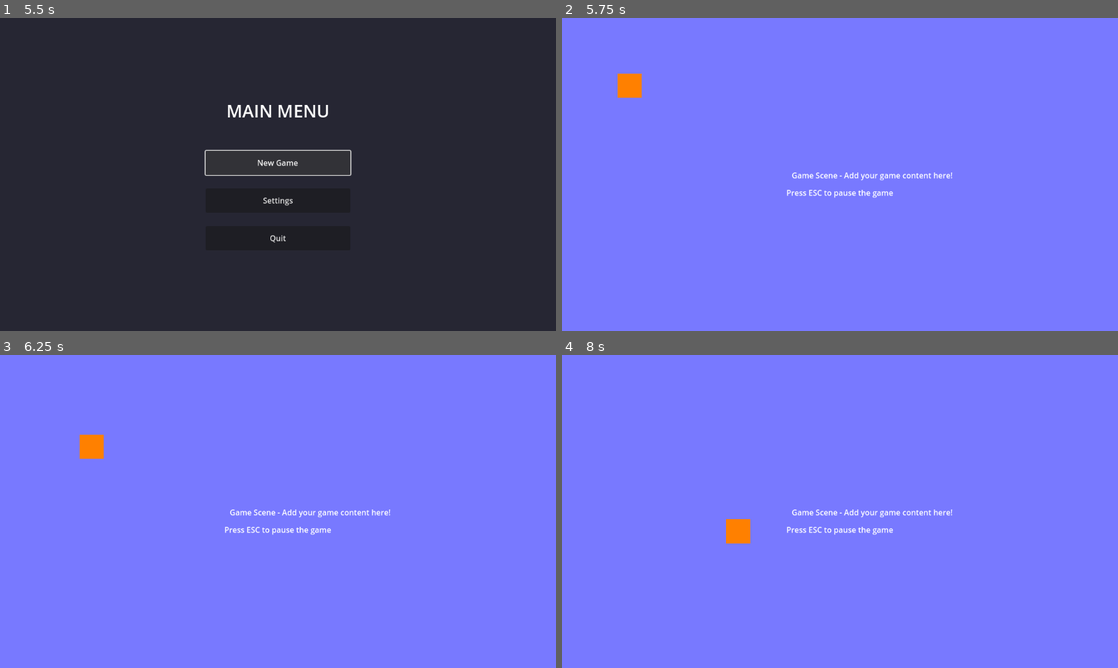
Above: before the commit, frames 1-4 (two rows, left to right).
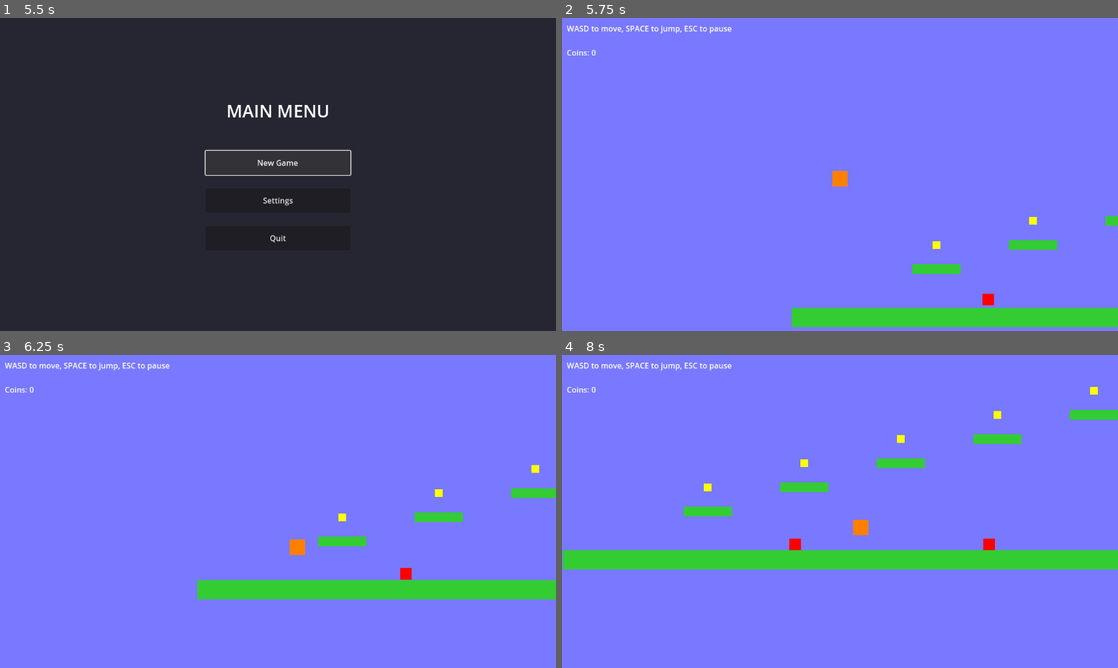
Above: after the commit, the same moments.

Repository: antoniwan/getting_started
Game: Godot game, scene res://scenes/loading_screen.tscn
Same seed, same stepped clock (60 frames per second), same inputs: the game is played once before the commit and once after it.
Inputs:
- Up to frame 1 (5.5 s): tap Enter (ui_accept) at 0.5, 0.6, 0.77, 1.07, 1.35, 1.52, 1.82, 2.1, 2.85, 3.02, 3.32, 3.6, 3.77, 4.07 s; hold Right (ui_right) 0.53-2.03 s; hold Left (ui_left) 2.03-4.25 s; click "New Game" at 4.25 s; click "New Game" at 5 s
- Up to frame 2 (5.75 s): no input
- Up to frame 3 (6.25 s): hold Right (ui_right) from 5.78 s (still down); tap Enter (ui_accept) at 5.85, 6.02 s
- Up to frame 4 (8 s): keep holding Right (ui_right); tap Enter (ui_accept) at 6.32, 6.6, 7.35, 7.52, 7.82 s

Frame 1 is identical in both runs. In frame 2, 5.8% of the frame differs, in the area x 0-100%, y 2-99%; in frame 3, 6.5%; in frame 4, 9.4%, in the area x 0-100%, y 2-69%.
Error after the commit: Invalid call. Nonexistent function 'play_sound' in base 'Node (audio_manager.gd)'. (res://scripts/player.gd:69)

Commit message:
Enhance game scene and script for platformer mechanics
- Updated game scene to include player, camera, platforms, enemies, and coins.
- Implemented coin collection functionality and score tracking in the game script.
- Adjusted background dimensions and added UI elements for instructions and score display.
- Improved initialization messages for better debugging and user feedback.

Diff:
--- a/scenes/game.tscn
+++ b/scenes/game.tscn
@@ -1,34 +1,249 @@
-[gd_scene load_steps=2 format=3 uid="uid://fj5ey3s0vrdv"]
+[gd_scene load_steps=10 format=3 uid="uid://fj5ey3s0vrdv"]
 
 [ext_resource type="Script" uid="uid://p0ibvnygkeji" path="res://scripts/game.gd" id="1_game"]
+[ext_resource type="Script" path="res://scripts/player.gd" id="1_player"]
+[ext_resource type="Script" path="res://scripts/coin.gd" id="1_coin"]
+[ext_resource type="Script" path="res://scripts/enemy.gd" id="1_enemy"]
+
+[sub_resource type="RectangleShape2D" id="RectangleShape2D_1"]
+size = Vector2(32, 32)
+
+[sub_resource type="RectangleShape2D" id="RectangleShape2D_2"]
+size = Vector2(1152, 40)
+
+[sub_resource type="RectangleShape2D" id="RectangleShape2D_3"]
+size = Vector2(100, 20)
+
+[sub_resource type="RectangleShape2D" id="RectangleShape2D_4"]
+size = Vector2(24, 24)
+
+[sub_resource type="CircleShape2D" id="CircleShape2D_1"]
+radius = 8.0
 
 [node name="Game" type="Node2D"]
 script = ExtResource("1_game")
 
 [node name="Background" type="ColorRect" parent="."]
-offset_right = 1152.0
-offset_bottom = 648.0
+offset_left = -1000.0
+offset_top = -1000.0
+offset_right = 2000.0
+offset_bottom = 1000.0
 color = Color(0.470588, 0.47451, 1, 1)
 
-[node name="Label" type="Label" parent="."]
-offset_left = 476.0
-offset_top = 314.0
-offset_right = 676.0
-offset_bottom = 334.0
-text = "Game Scene - Add your game content here!"
-horizontal_alignment = 1
-
-[node name="Instructions" type="Label" parent="."]
-offset_left = 376.0
-offset_top = 350.0
-offset_right = 776.0
-offset_bottom = 380.0
-text = "Press ESC to pause the game"
-horizontal_alignment = 1
-
-[node name="MovingObject" type="ColorRect" parent="."]
-offset_left = 100.0
-offset_top = 100.0
-offset_right = 150.0
-offset_bottom = 150.0
+[node name="Camera2D" type="Camera2D" parent="."]
+enabled = true
+position = Vector2(100, 300)
+
+[node name="Player" type="CharacterBody2D" parent="."]
+position = Vector2(100, 300)
+script = ExtResource("1_player")
+
+[node name="CollisionShape2D" type="CollisionShape2D" parent="Player"]
+shape = SubResource("RectangleShape2D_1")
+
+[node name="Sprite2D" type="ColorRect" parent="Player"]
+offset_left = -16.0
+offset_top = -16.0
+offset_right = 16.0
+offset_bottom = 16.0
 color = Color(1, 0.5, 0, 1)
+
+[node name="Platforms" type="Node2D" parent="."]
+
+[node name="Ground" type="StaticBody2D" parent="Platforms"]
+position = Vector2(576, 600)
+
+[node name="CollisionShape2D" type="CollisionShape2D" parent="Platforms/Ground"]
+shape = SubResource("RectangleShape2D_2")
+
+[node name="ColorRect" type="ColorRect" parent="Platforms/Ground"]
+offset_left = -576.0
+offset_top = -20.0
+offset_right = 576.0
+offset_bottom = 20.0
+color = Color(0.2, 0.8, 0.2, 1)
+
+[node name="Platform1" type="StaticBody2D" parent="Platforms"]
+position = Vector2(300, 500)
+
+[node name="CollisionShape2D" type="CollisionShape2D" parent="Platforms/Platform1"]
+shape = SubResource("RectangleShape2D_3")
+
+[node name="ColorRect" type="ColorRect" parent="Platforms/Platform1"]
+offset_left = -50.0
+offset_top = -10.0
+offset_right = 50.0
+offset_bottom = 10.0
+color = Color(0.2, 0.8, 0.2, 1)
+
+[node name="Platform2" type="StaticBody2D" parent="Platforms"]
+position = Vector2(500, 450)
+
+[node name="CollisionShape2D" type="CollisionShape2D" parent="Platforms/Platform2"]
+shape = SubResource("RectangleShape2D_3")
+
+[node name="ColorRect" type="ColorRect" parent="Platforms/Platform2"]
+offset_left = -50.0
+offset_top = -10.0
+offset_right = 50.0
+offset_bottom = 10.0
+color = Color(0.2, 0.8, 0.2, 1)
+
+[node name="Platform3" type="StaticBody2D" parent="Platforms"]
+position = Vector2(700, 400)
+
+[node name="CollisionShape2D" type="CollisionShape2D" parent="Platforms/Platform3"]
+shape = SubResource("RectangleShape2D_3")
+
+[node name="ColorRect" type="ColorRect" parent="Platforms/Platform3"]
+offset_left = -50.0
+offset_top = -10.0
+offset_right = 50.0
+offset_bottom = 10.0
+color = Color(0.2, 0.8, 0.2, 1)
+
+[node name="Platform4" type="StaticBody2D" parent="Platforms"]
+position = Vector2(900, 350)
+
+[node name="CollisionShape2D" type="CollisionShape2D" parent="Platforms/Platform4"]
+shape = SubResource("RectangleShape2D_3")
+
+[node name="ColorRect" type="ColorRect" parent="Platforms/Platform4"]
+offset_left = -50.0
+offset_top = -10.0
+offset_right = 50.0
+offset_bottom = 10.0
+color = Color(0.2, 0.8, 0.2, 1)
+
+[node name="Platform5" type="StaticBody2D" parent="Platforms"]
+position = Vector2(1100, 300)
+
+[node name="CollisionShape2D" type="CollisionShape2D" parent="Platforms/Platform5"]
+shape = SubResource("RectangleShape2D_3")
+
+[node name="ColorRect" type="ColorRect" parent="Platforms/Platform5"]
+offset_left = -50.0
+offset_top = -10.0
+offset_right = 50.0
+offset_bottom = 10.0
+color = Color(0.2, 0.8, 0.2, 1)
+
+[node name="Enemies" type="Node2D" parent="."]
+
+[node name="Enemy1" type="CharacterBody2D" parent="Enemies"]
+position = Vector2(400, 550)
+script = ExtResource("1_enemy")
+
+[node name="CollisionShape2D" type="CollisionShape2D" parent="Enemies/Enemy1"]
+shape = SubResource("RectangleShape2D_4")
+
+[node name="ColorRect" type="ColorRect" parent="Enemies/Enemy1"]
+offset_left = -12.0
+offset_top = -12.0
+offset_right = 12.0
+offset_bottom = 12.0
+color = Color(1, 0, 0, 1)
+
+[node name="Enemy2" type="CharacterBody2D" parent="Enemies"]
+position = Vector2(800, 550)
+script = ExtResource("1_enemy")
+
+[node name="CollisionShape2D" type="CollisionShape2D" parent="Enemies/Enemy2"]
+shape = SubResource("RectangleShape2D_4")
+
+[node name="ColorRect" type="ColorRect" parent="Enemies/Enemy2"]
+offset_left = -12.0
+offset_top = -12.0
+offset_right = 12.0
+offset_bottom = 12.0
+color = Color(1, 0, 0, 1)
+
+[node name="Coins" type="Node2D" parent="."]
+
+[node name="Coin1" type="Area2D" parent="Coins"]
+position = Vector2(300, 450)
+script = ExtResource("1_coin")
+
+[node name="CollisionShape2D" type="CollisionShape2D" parent="Coins/Coin1"]
+shape = SubResource("CircleShape2D_1")
+
+[node name="ColorRect" type="ColorRect" parent="Coins/Coin1"]
+offset_left = -8.0
+offset_top = -8.0
+offset_right = 8.0
+offset_bottom = 8.0
+color = Color(1, 1, 0, 1)
+
+[node name="Coin2" type="Area2D" parent="Coins"]
+position = Vector2(500, 400)
+script = ExtResource("1_coin")
+
+[node name="CollisionShape2D" type="CollisionShape2D" parent="Coins/Coin2"]
+shape = SubResource("CircleShape2D_1")
+
+[node name="ColorRect" type="ColorRect" parent="Coins/Coin2"]
+offset_left = -8.0
+offset_top = -8.0
+offset_right = 8.0
+offset_bottom = 8.0
+color = Color(1, 1, 0, 1)
+
+[node name="Coin3" type="Area2D" parent="Coins"]
+position = Vector2(700, 350)
+script = ExtResource("1_coin")
+
+[node name="CollisionShape2D" type="CollisionShape2D" parent="Coins/Coin3"]
+shape = SubResource("CircleShape2D_1")
+
+[node name="ColorRect" type="ColorRect" parent="Coins/Coin3"]
+offset_left = -8.0
+offset_top = -8.0
+offset_right = 8.0
+offset_bottom = 8.0
+color = Color(1, 1, 0, 1)
+
+[node name="Coin4" type="Area2D" parent="Coins"]
+position = Vector2(900, 300)
+script = ExtResource("1_coin")
+
+[node name="CollisionShape2D" type="CollisionShape2D" parent="Coins/Coin4"]
+shape = SubResource("CircleShape2D_1")
+
+[node name="ColorRect" type="ColorRect" parent="Coins/Coin4"]
+offset_left = -8.0
+offset_top = -8.0
+offset_right = 8.0
+offset_bottom = 8.0
+color = Color(1, 1, 0, 1)
+
+[node name="Coin5" type="Area2D" parent="Coins"]
+position = Vector2(1100, 250)
+script = ExtResource("1_coin")
+
+[node name="CollisionShape2D" type="CollisionShape2D" parent="Coins/Coin5"]
+shape = SubResource("CircleShape2D_1")
+
+[node name="ColorRect" type="ColorRect" parent="Coins/Coin5"]
+offset_left = -8.0
+offset_top = -8.0
+offset_right = 8.0
+offset_bottom = 8.0
+color = Color(1, 1, 0, 1)
+
+[node name="UI" type="CanvasLayer" parent="."]
+
+[node name="Instructions" type="Label" parent="UI"]
+offset_left = 10.0
+offset_top = 10.0
+offset_right = 400.0
+offset_bottom = 60.0
+text = "WASD to move, SPACE to jump, ESC to pause"
+color = Color(1, 1, 1, 1)
+
+[node name="ScoreLabel" type="Label" parent="UI"]
+offset_left = 10.0
+offset_top = 60.0
+offset_right = 200.0
+offset_bottom = 90.0
+text = "Coins: 0"
+color = Color(1, 1, 0, 1)
--- /dev/null
+++ b/scripts/coin.gd
@@ -0,0 +1,58 @@
+extends Area2D
+
+signal coin_collected
+
+var collected = false
+
+func _ready():
+	# Connect the body entered signal
+	body_entered.connect(_on_body_entered)
+
+func _on_body_entered(body):
+	print("Coin ", name, " detected collision with: ", body.name)
+	if body.name == "Player" and not collected:
+		print("Collecting coin: ", name)
+		collect()
+
+func collect():
+	if collected:
+		print("Coin ", name, " already collected, ignoring")
+		return
+
+	print("Collecting coin: ", name)
+	collected = true
+
+	# Play coin collection sound
+	_play_coin_sound()
+
+	# Emit signal for score tracking
+	print("Emitting coin_collected signal for: ", name)
+	coin_collected.emit()
+
+	# Create a simple collection effect
+	_create_collection_effect()
+
+	# Remove the coin from the scene
+	print("Removing coin from scene: ", name)
+	queue_free()
+
+func _play_coin_sound():
+	# Try to play coin sound if available
+	var coin_sound_path = "res://audio/sfx/coin.ogg"
+	if ResourceLoader.exists(coin_sound_path):
+		var coin_sound = load(coin_sound_path)
+		AudioManager.play_sound(coin_sound)
+
+func _create_collection_effect():
+	# Create a simple particle effect or animation
+	var effect = ColorRect.new()
+	effect.color = Color(1, 1, 0, 1)
+	effect.size = Vector2(16, 16)
+	effect.position = position - Vector2(8, 8)
+	get_parent().add_child(effect)
+
+	# Animate the effect
+	var tween = create_tween()
+	tween.tween_property(effect, "scale", Vector2(2, 2), 0.3)
+	tween.parallel().tween_property(effect, "modulate:a", 0.0, 0.3)
+	tween.tween_callback(effect.queue_free)
--- /dev/null
+++ b/scripts/enemy.gd
@@ -0,0 +1,61 @@
+extends CharacterBody2D
+
+@export var speed = 50.0
+@export var patrol_distance = 100.0
+
+var start_position: Vector2
+var direction = 1
+var gravity = ProjectSettings.get_setting("physics/2d/default_gravity")
+
+func _ready():
+	start_position = position
+
+func _physics_process(delta):
+	# Add gravity
+	if not is_on_floor():
+		velocity.y += gravity * delta
+
+	# Patrol movement
+	velocity.x = speed * direction
+
+	# Check if we need to turn around
+	if position.x > start_position.x + patrol_distance:
+		direction = -1
+	elif position.x < start_position.x - patrol_distance:
+		direction = 1
+
+	# Move the enemy
+	move_and_slide()
+
+	# Check for collision with player
+	_check_player_collision()
+
+func _check_player_collision():
+	for i in get_slide_collision_count():
+		var collision = get_slide_collision(i)
+		var body = collision.get_collider()
+
+		if body.name == "Player":
+			_damage_player(body)
+
+func _damage_player(player):
+	# Damage the player (you can implement player health system later)
+	print("Player hit by enemy!")
+
+	# Play damage sound if available
+	_play_damage_sound()
+
+	# Push the player back
+	if player.has_method("take_damage"):
+		player.take_damage()
+	else:
+		# Simple knockback
+		player.velocity.x = direction * 200
+		player.velocity.y = -100
+
+func _play_damage_sound():
+	# Try to play damage sound if available
+	var damage_sound_path = "res://audio/sfx/damage.ogg"
+	if ResourceLoader.exists(damage_sound_path):
+		var damage_sound = load(damage_sound_path)
+		AudioManager.play_sound(damage_sound)
--- a/scripts/game.gd
+++ b/scripts/game.gd
@@ -1,20 +1,30 @@
 extends Node2D
 
-@onready var moving_object = $MovingObject
+@onready var player = $Player
+@onready var camera = $Camera2D
+@onready var score_label = $UI/ScoreLabel
 
 var pause_menu: Control
-var move_speed = 100.0
-var direction = Vector2(1, 1)
+var coin_count = 0
 
 func _ready():
 	# Initialize the game scene
-	print("Game scene loaded - ready for your game content!")
+	print("Mario-style platformer loaded!")
+	print("Player position: ", player.position if player else "Player not found!")
+	print("Camera position: ", camera.position if camera else "Camera not found!")
 
 	# Create pause menu dynamically
 	_create_pause_menu()
 
 	# Try to play game music if it exists
 	_play_game_music()
+
+	# Connect coin collection signals with a small delay to ensure coins are ready
+	await get_tree().process_frame
+	_connect_coin_signals()
+
+	# Update score display
+	_update_score_display()
 
 func _create_pause_menu():
 	# Load and create the pause menu
@@ -34,18 +44,26 @@
 		var music = load(music_path)
 		AudioManager.play_music(music, true)
 
-func _process(delta):
-	# Move the object to demonstrate pause functionality
-	if moving_object:
-		var new_position = moving_object.position + direction * move_speed * delta
+func _connect_coin_signals():
+	# Connect all coin collection signals
+	var coins = get_node("Coins")
+	print("Found ", coins.get_child_count(), " coins")
+	for coin in coins.get_children():
+		print("Connecting signal for coin: ", coin.name)
+		if coin.has_signal("coin_collected"):
+			coin.coin_collected.connect(_on_coin_collected)
+			print("Signal connected for ", coin.name)
+		else:
+			print("No coin_collected signal found for ", coin.name)
 
-		# Bounce off screen edges
-		if new_position.x <= 0 or new_position.x >= 1000:
-			direction.x *= -1
-		if new_position.y <= 0 or new_position.y >= 500:
-			direction.y *= -1
+func _on_coin_collected():
+	coin_count += 1
+	_update_score_display()
+	print("Coin collected! Total: ", coin_count)
 
-		moving_object.position = new_position
+func _update_score_display():
+	if score_label:
+		score_label.text = "Coins: " + str(coin_count)
 
 func _input(event):
 	# Handle input for the game scene
--- /dev/null
+++ b/scripts/player.gd
@@ -0,0 +1,109 @@
+extends CharacterBody2D
+
+# Player movement variables
+@export var speed = 300.0
+@export var jump_velocity = -400.0
+@export var acceleration = 1500.0
+@export var friction = 1200.0
+
+# Get the gravity from the project settings to be synced with RigidBody nodes
+var gravity = ProjectSettings.get_setting("physics/2d/default_gravity")
+
+# Camera reference
+@onready var camera = get_parent().get_node("Camera2D")
+
+# Player state
+var can_double_jump = false
+var has_double_jump = false
+var is_invulnerable = false
+var invulnerability_time = 1.0
+
+func _physics_process(delta):
+	# Add the gravity
+	if not is_on_floor():
+		velocity.y += gravity * delta
+	else:
+		# Reset double jump when on floor
+		has_double_jump = false
+		can_double_jump = true
+
+	# Handle jump
+	if Input.is_action_just_pressed("ui_accept"):
+		if is_on_floor():
+			velocity.y = jump_velocity
+			has_double_jump = true
+			_play_jump_sound()
+		elif has_double_jump and can_double_jump:
+			velocity.y = jump_velocity * 0.8
+			has_double_jump = false
+			_play_jump_sound()
+
+	# Get the input direction and handle the movement/deceleration
+	var direction = Input.get_axis("ui_left", "ui_right")
+
+	if direction != 0:
+		velocity.x = move_toward(velocity.x, direction * speed, acceleration * delta)
+	else:
+		velocity.x = move_toward(velocity.x, 0, friction * delta)
+
+	move_and_slide()
+
+	# Update camera to follow player
+	_update_camera()
+
+func _update_camera():
+	if camera:
+		# Smooth camera following
+		var target_position = position
+		camera.position = camera.position.lerp(target_position, 0.1)
+
+		# Keep camera within reasonable bounds
+		camera.position.x = clamp(camera.position.x, 100, 1500)
+		camera.position.y = clamp(camera.position.y, 200, 500)
+
+func _play_jump_sound():
+	# Try to play jump sound if available
+	var jump_sound_path = "res://audio/sfx/jump.ogg"
+	if ResourceLoader.exists(jump_sound_path):
+		var jump_sound = load(jump_sound_path)
+		AudioManager.play_sound(jump_sound)
+
+func take_damage():
+	if is_invulnerable:
+		return
+
+	print("Player took damage!")
+	is_invulnerable = true
+
+	# Play damage sound
+	_play_damage_sound()
+
+	# Visual feedback (flash effect)
+	_create_damage_effect()
+
+	# Reset invulnerability after time
+	await get_tree().create_timer(invulnerability_time).timeout
+	is_invulnerable = false
+
+func _play_damage_sound():
+	# Try to play damage sound if available
+	var damage_sound_path = "res://audio/sfx/damage.ogg"
+	if ResourceLoader.exists(damage_sound_path):
+		var damage_sound = load(damage_sound_path)
+		AudioManager.play_sound(damage_sound)
+
+func _create_damage_effect():
+	# Create a simple flash effect
+	var sprite = $Sprite2D
+	if sprite:
+		var tween = create_tween()
+		tween.tween_property(sprite, "modulate", Color.RED, 0.1)
+		tween.tween_property(sprite, "modulate", Color.WHITE, 0.1)
+		tween.set_loops(3)
+
+func _on_area_2d_body_entered(body):
+	# Handle any special interactions (coins, enemies, etc.)
+	if body.has_method("collect"):
+		body.collect()
+	elif body.has_method("damage"):
+		body.damage()
Not shown, added: scripts/coin.gd.uid
Not shown, added: scripts/enemy.gd.uid
Not shown, added: scripts/player.gd.uid
